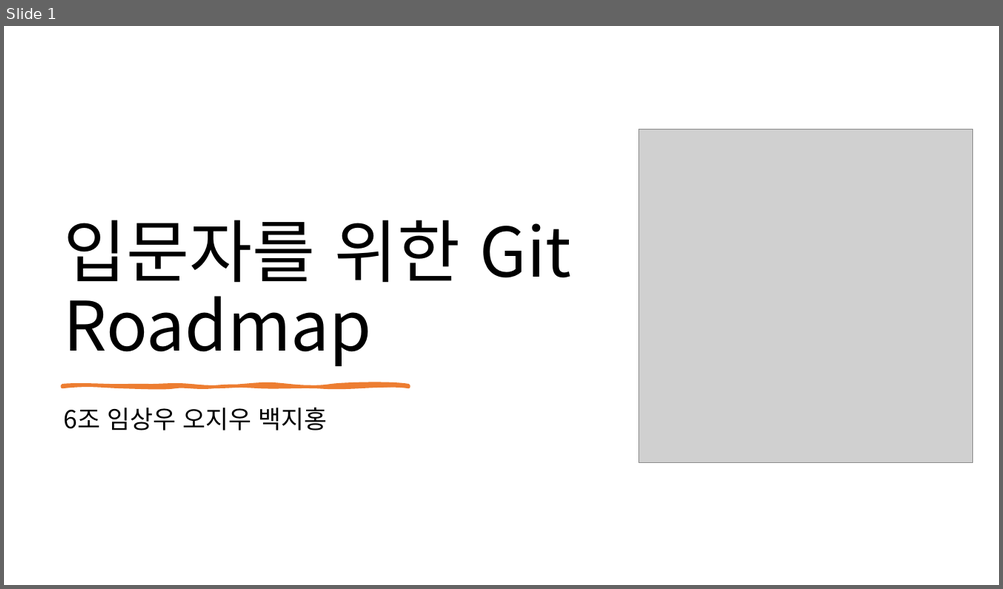
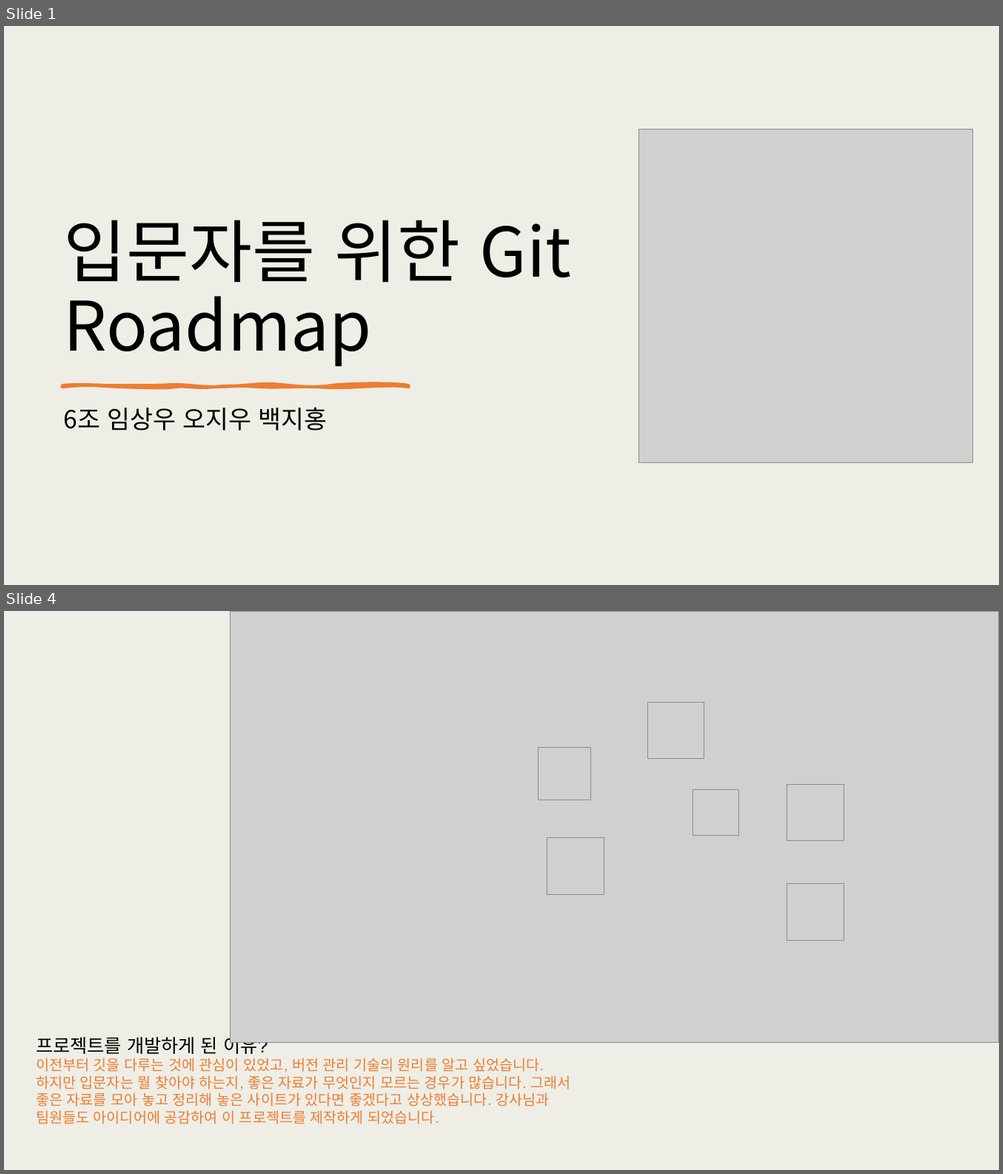
Before and after one commit to KIMGEEK/Presentation, a slide deck: gitroadmap.pptx. Shown one above the other, each under a label of ours: slide 1 before the commit, slides 1 and 4 after it; the slides between them are not shown. The pictures are 1003x589 and 1003x1174 pixels, drawn with LibreOffice and Linux fonts; fonts in the diff are those of the drawing; grey boxes stand for pictures. Boxes give left, top, right and bottom in pixels: in the first picture for what was removed or moved away, otherwise in the second. Text is boxed around its words. In the diff, an @@ line names an element or a change of style, - is before the commit and + after.

Commit message:
contents 및 Git roadmap 제작 동기

```diff
--- a/gitroadmap.pptx
+++ b/gitroadmap.pptx
@@ slide 4 added at bbox=[4, 611, 999, 1170], background #EEEEE6 @@
@@ picture added at bbox=[231, 611, 999, 1043] @@
@@ picture added at bbox=[648, 703, 704, 759] @@
@@ picture added at bbox=[538, 748, 590, 800] @@
@@ picture added at bbox=[787, 784, 843, 841] @@
@@ picture added at bbox=[693, 790, 738, 835] @@
@@ picture added at bbox=[547, 838, 604, 894] @@
@@ picture added at bbox=[787, 884, 843, 941] @@
@@ text added at bbox=[36, 1034, 570, 1125], 14 pt, text #ED7D31 @@
+프로젝트를 개발하게 된 이유?
+이전부터 깃을 다루는 것에 관심이 있었고, 버전 관리 기술의 원리를 알고 싶었습니다.
+하지만 입문자는 뭘 찾아야 하는지, 좋은 자료가 무엇인지 모르는 경우가 많습니다. 그래서 좋은 자료를 모아 놓고 정리해 놓은 사이트가 있다면 좋겠다고 상상했습니다. 강사님과 팀원들도 아이디어에 공감하여 이 프로젝트를 제작하게 되었습니다.
@@ slide 1 changed as well @@
@@ background #FFFFFF to #EEEEE6 @@
```
Also in this commit, not shown: 3 other slides added, 1 slide removed.
